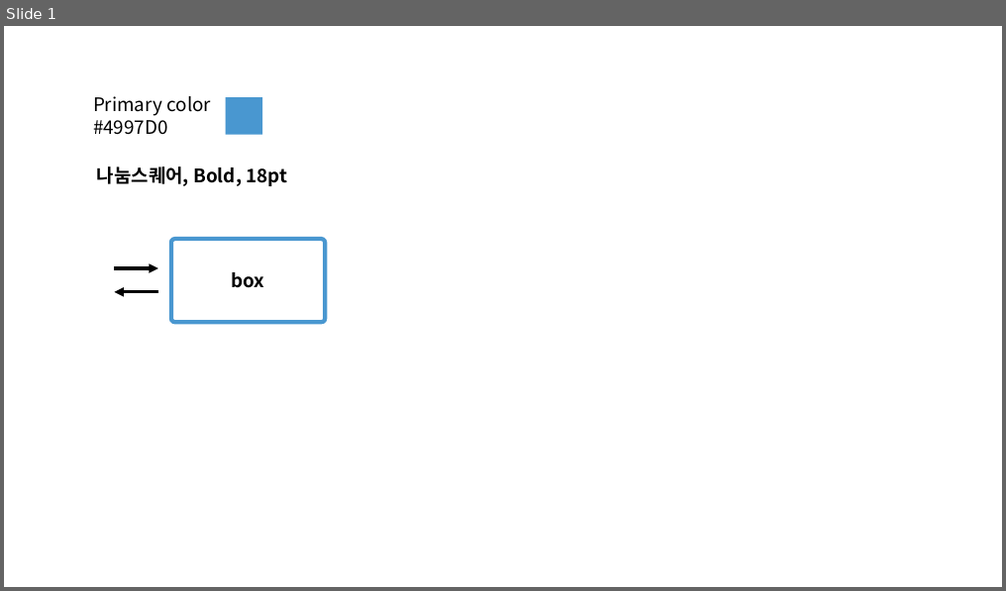
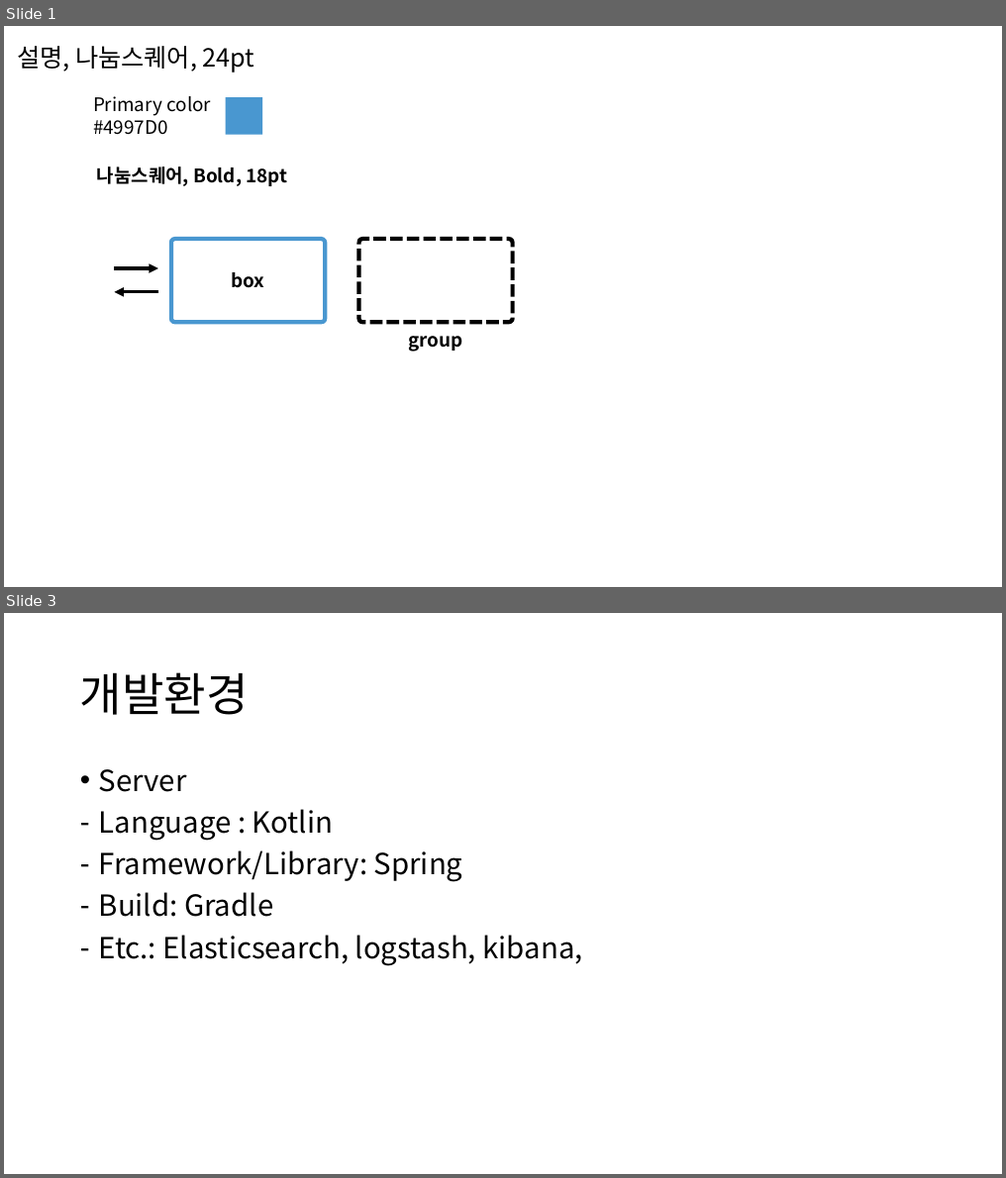
Before and after one commit to Laterality/sibylla, a slide deck: docs/raws/diagrams.pptx. Shown one above the other, each under a label of ours: slide 1 before the commit, slides 1 and 3 after it; the slides between them are not shown. The pictures are 1006x591 and 1006x1178 pixels, drawn with LibreOffice and Linux fonts; fonts in the diff are those of the drawing. Boxes give left, top, right and bottom in pixels: in the first picture for what was removed or moved away, otherwise in the second. Text is boxed around its words. In the diff, an @@ line names an element or a change of style, - is before the commit and + after.

```diff
--- a/docs/raws/diagrams.pptx
+++ b/docs/raws/diagrams.pptx
@@ slide 3 added at bbox=[4, 613, 1002, 1174], background #FFFFFF @@
@@ title added at bbox=[80, 672, 249, 715], 44 pt, text #000000 @@
+개발환경
@@ text added at bbox=[99, 769, 583, 966], 28 pt, text #000000 @@
+• Server
+– Language : Kotlin
+– Framework/Library: Spring
+– Build: Gradle
+– Etc.: Elasticsearch, logstash, kibana,
@@ slide 1 changed as well @@
@@ text added at bbox=[17, 46, 255, 73], 24 pt, text #000000 @@
+설명, 나눔스퀘어, 24pt
@@ rounded rectangle added at bbox=[358, 240, 512, 322], fill #FFFFFF, outline #000000 4 pt dashed @@
@@ text added at bbox=[408, 336, 462, 352], 18 pt, text #000000, bold @@
+group
```
Also in this commit, not shown: 1 other slide changed, 5 other slides added, 7 other files.
